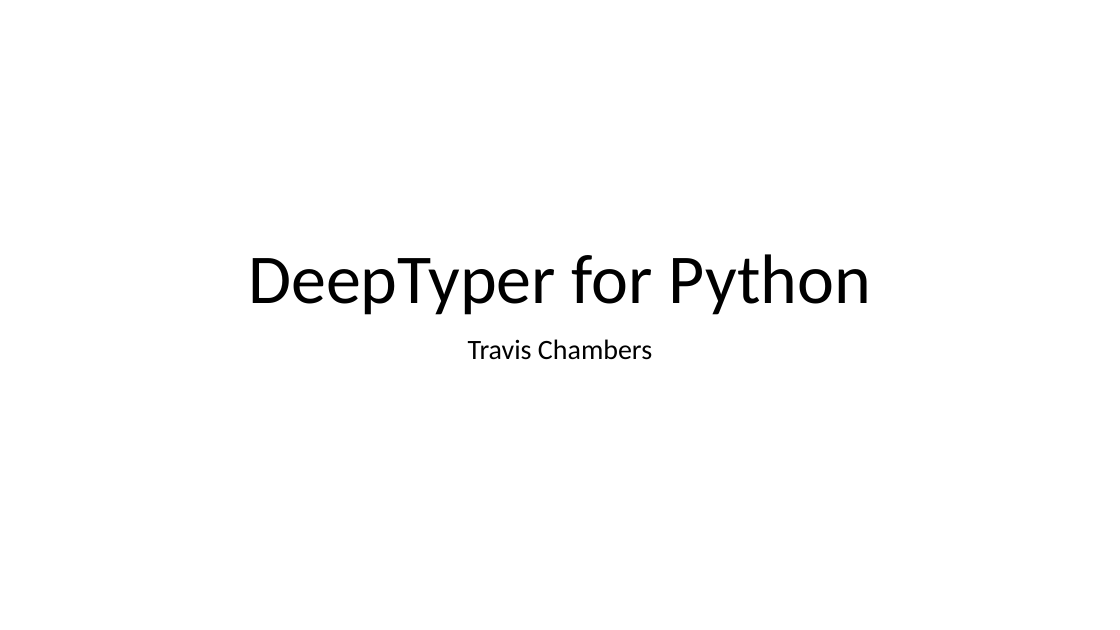
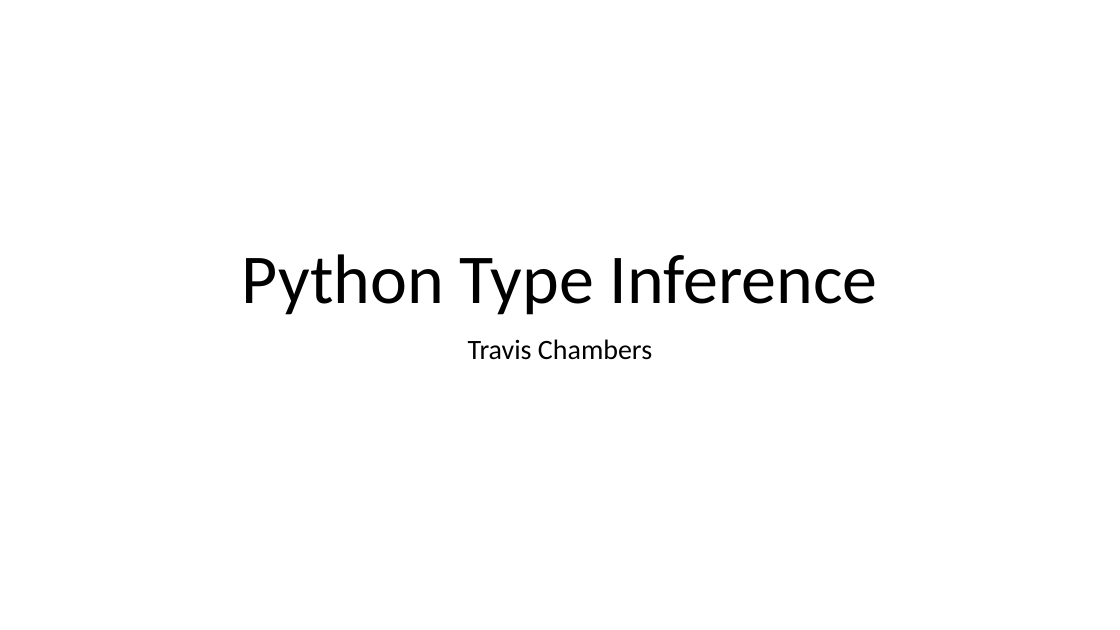
Before and after one commit to tjchambers32/ecs289-final, a slide deck: slide 1 of deeptyper for python.pptx. Drawn at 1120x630 pixels with LibreOffice and Linux fonts; fonts in the diff are those of the drawing. Boxes give left, top, right and bottom in pixels: in the first picture for what was removed or moved away, otherwise in the second. Text is boxed around its words. In the diff, an @@ line names an element or a change of style, - is before the commit and + after.

```diff
--- a/deeptyper for python.pptx
+++ b/deeptyper for python.pptx
@@ title at (242, 254, 878, 315): text changed @@
-DeepTyper for Python
+Python Type Inference
```
Also in this commit, not shown: 7 other slides changed, 9 slides added, 5 other files.
